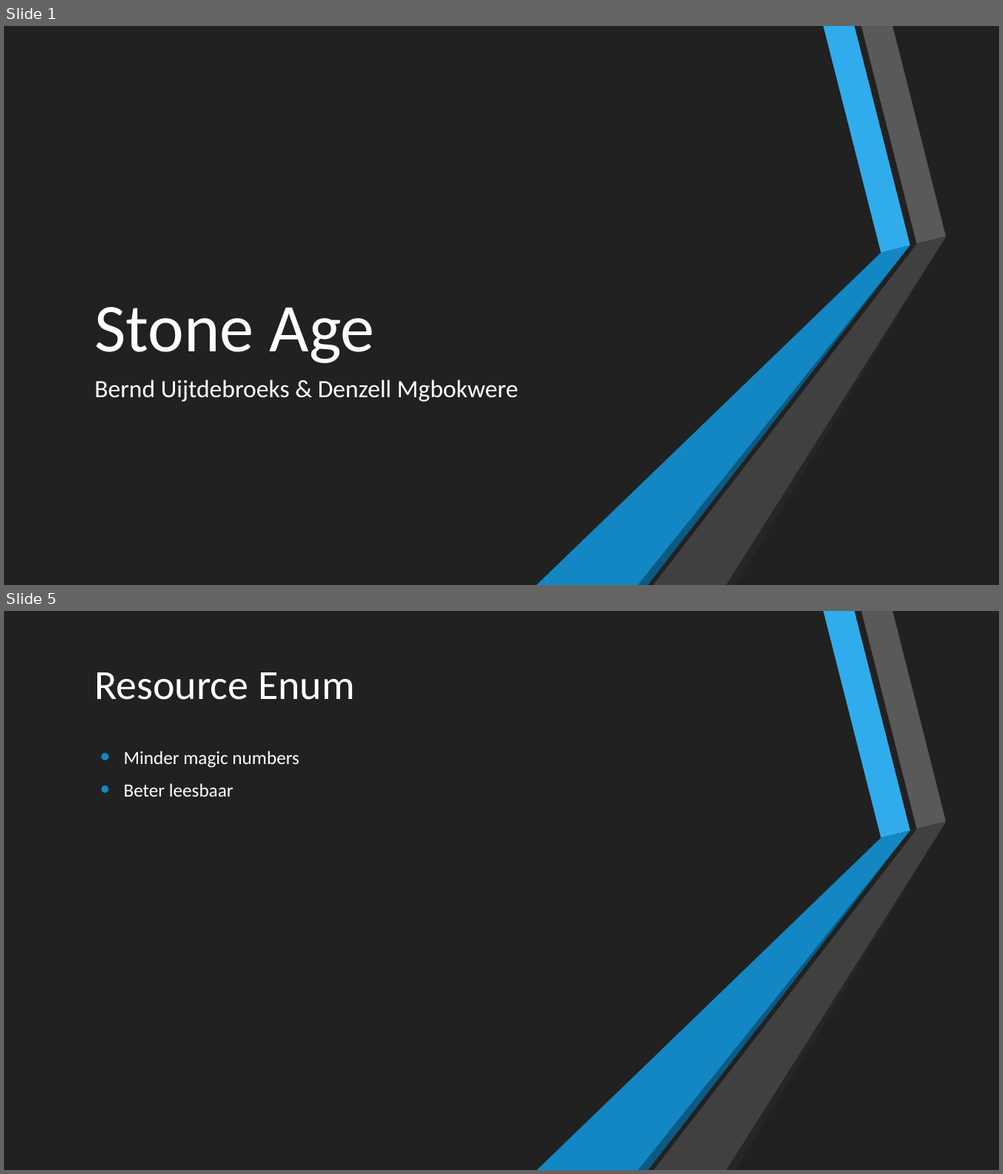
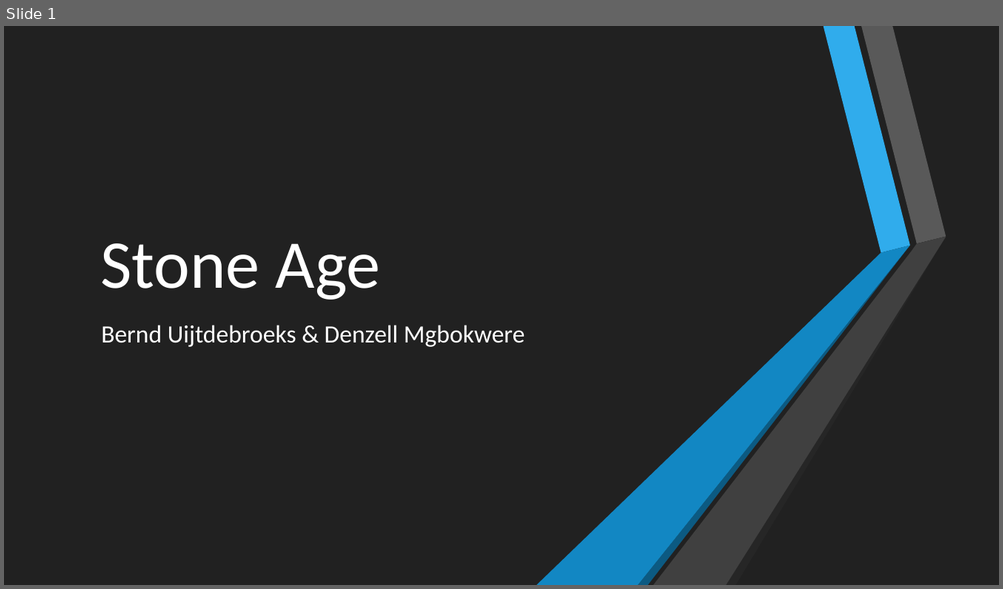
Before and after one commit to Scuffed-Boardgames/Qt-StoneAge, a slide deck: Stone Age.pptx. Shown one above the other, each under a label of ours: slides 1 and 5 before the commit, slide 1 after it; the slides between them are not shown. The pictures are 1003x1174 and 1003x589 pixels, drawn with LibreOffice and Linux fonts; fonts in the diff are those of the drawing. Boxes give left, top, right and bottom in pixels: in the first picture for what was removed or moved away, otherwise in the second. Text is boxed around its words. In the diff, an @@ line names an element or a change of style, - is before the commit and + after.

```diff
--- a/Stone Age.pptx
+++ b/Stone Age.pptx
@@ slide 5 removed at box(4, 611, 999, 1170), background #212121 @@
@@ rectangle removed at box(4, 611, 999, 1170) @@
@@ title removed at box(94, 672, 355, 700) @@
-Resource Enum
@@ text removed at box(124, 751, 299, 797) @@
-• Minder magic numbers
-• Beter leesbaar
@@ group removed at box(537, 611, 946, 1170): 6 freeform shapes @@
@@ group removed at box(16, 611, 215, 1170): 6 freeform shapes @@
@@ slide 1 changed as well @@
@@ title "Stone Age": place and size @@
-title "Stone Age" at box(94, 307, 375, 363)
+title "Stone Age" at box(100, 244, 381, 300)
@@ subtitle "Bernd Uijtdebroeks & Denzell Mgbokwere": place and size @@
-subtitle "Bernd Uijtdebroeks & Denzell Mgbokwere" at box(94, 380, 518, 402)
+subtitle "Bernd Uijtdebroeks & Denzell Mgbokwere" at box(101, 325, 524, 347)
```
Also in this commit, not shown: 4 slides added, 3 other slides removed, 3 other files.
